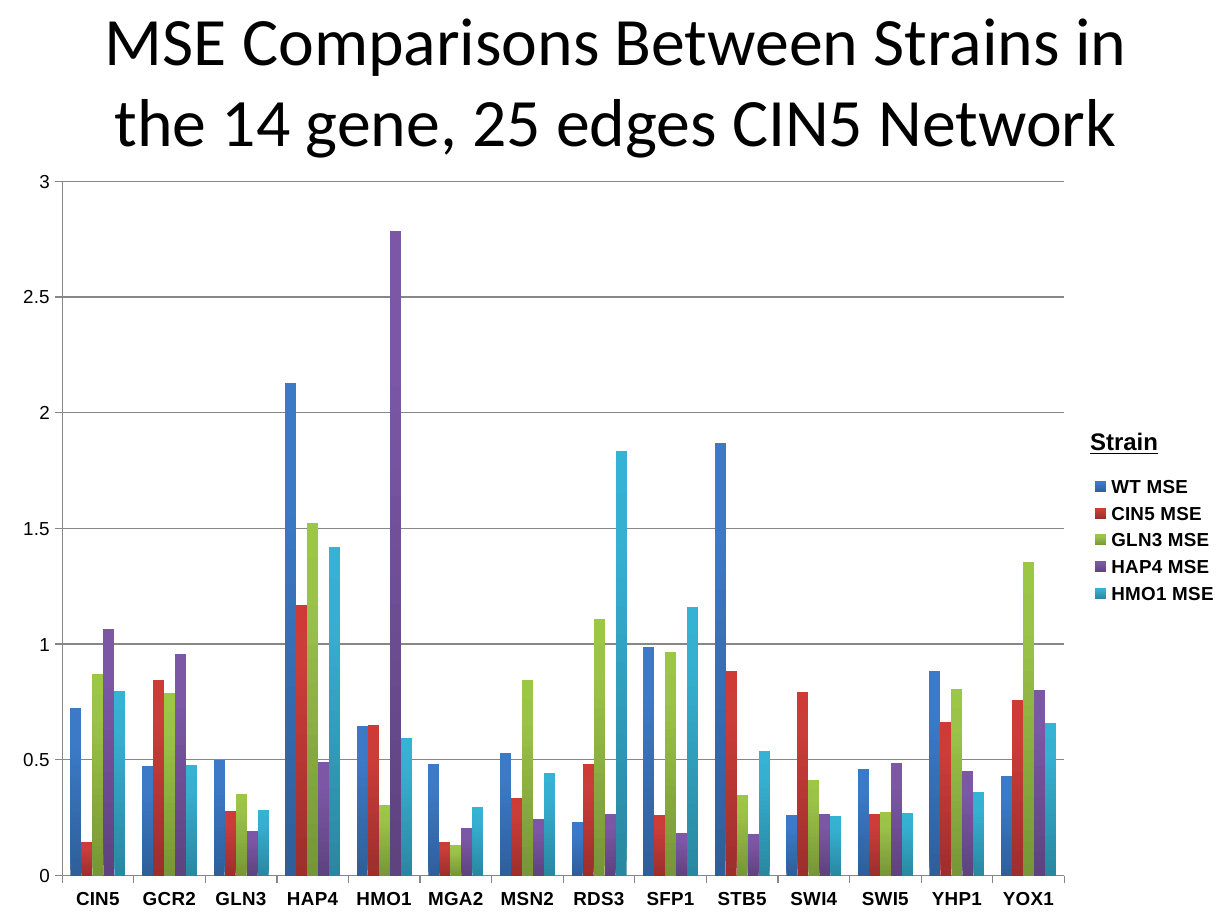
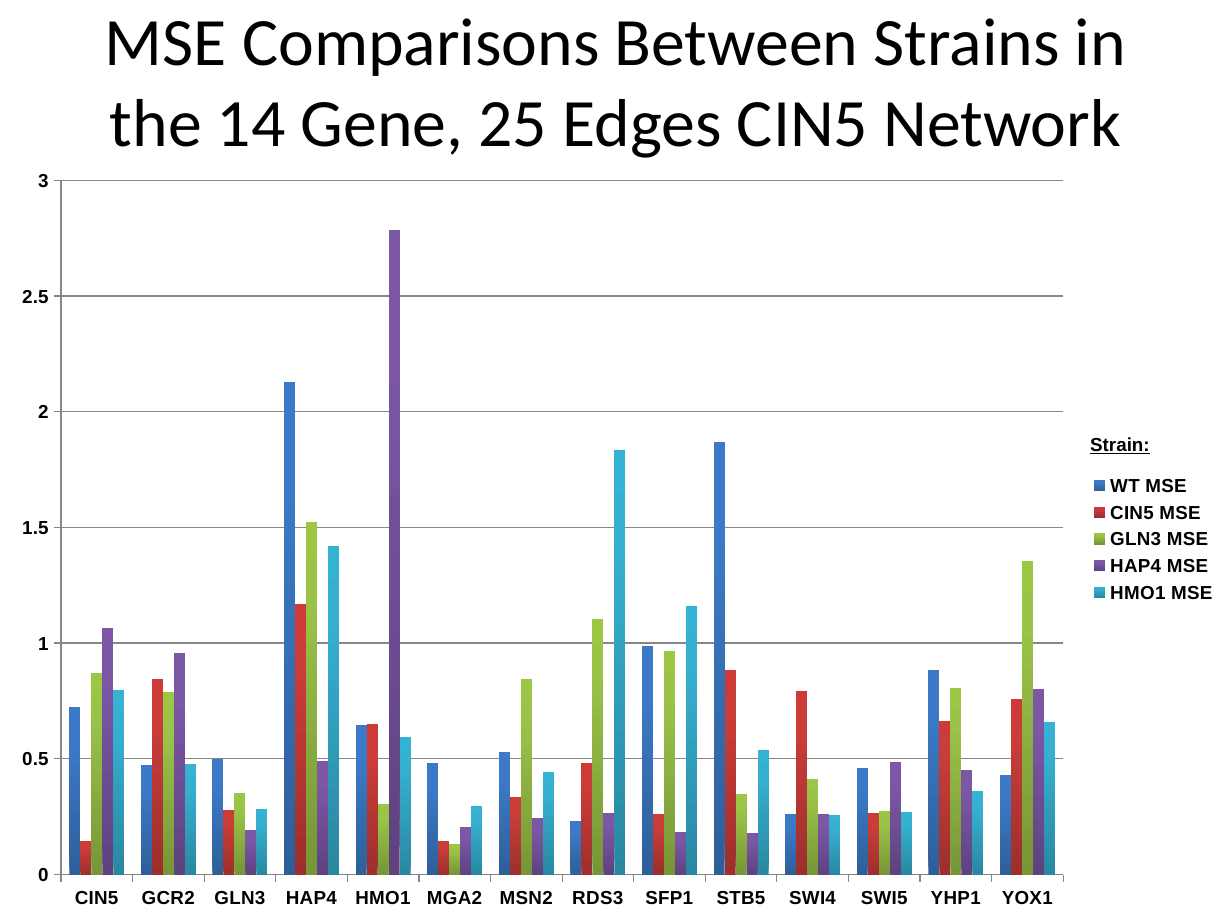
Before and after one commit to kdahlquist/DahlquistLab, a slide deck: slide 5 of data/15-gene_networks_analysis/Five-Networks_Bar-Chart-Analysis_BK20161116.pptx (slide 6 before the commit). Drawn at 1232x924 pixels with LibreOffice and Linux fonts; fonts in the diff are those of the drawing. Boxes give left, top, right and bottom in pixels: in the first picture for what was removed or moved away, otherwise in the second. Text is boxed around its words. In the diff, an @@ line names an element or a change of style, - is before the commit and + after.

```diff
--- a/data/15-gene_networks_analysis/Five-Networks_Bar-Chart-Analysis_BK20161116.pptx
+++ b/data/15-gene_networks_analysis/Five-Networks_Bar-Chart-Analysis_BK20161116.pptx
@@ text at [105, 18, 1126, 158]: text changed @@
-MSE Comparisons Between Strains in the 14 gene, 25 edges CIN5 Network
+MSE Comparisons Between Strains in the 14 Gene, 25 Edges CIN5 Network
@@ column chart at [0, 154, 1230, 924] @@
@@ legend changed @@
@@ category axis changed @@
@@ lettering changed @@
@@ text at [1090, 437, 1150, 454]: text changed; size 14 to 11 pt @@
-Strain
+Strain:
```
Also in this commit, not shown: 4 other slides changed, 1 other file.
